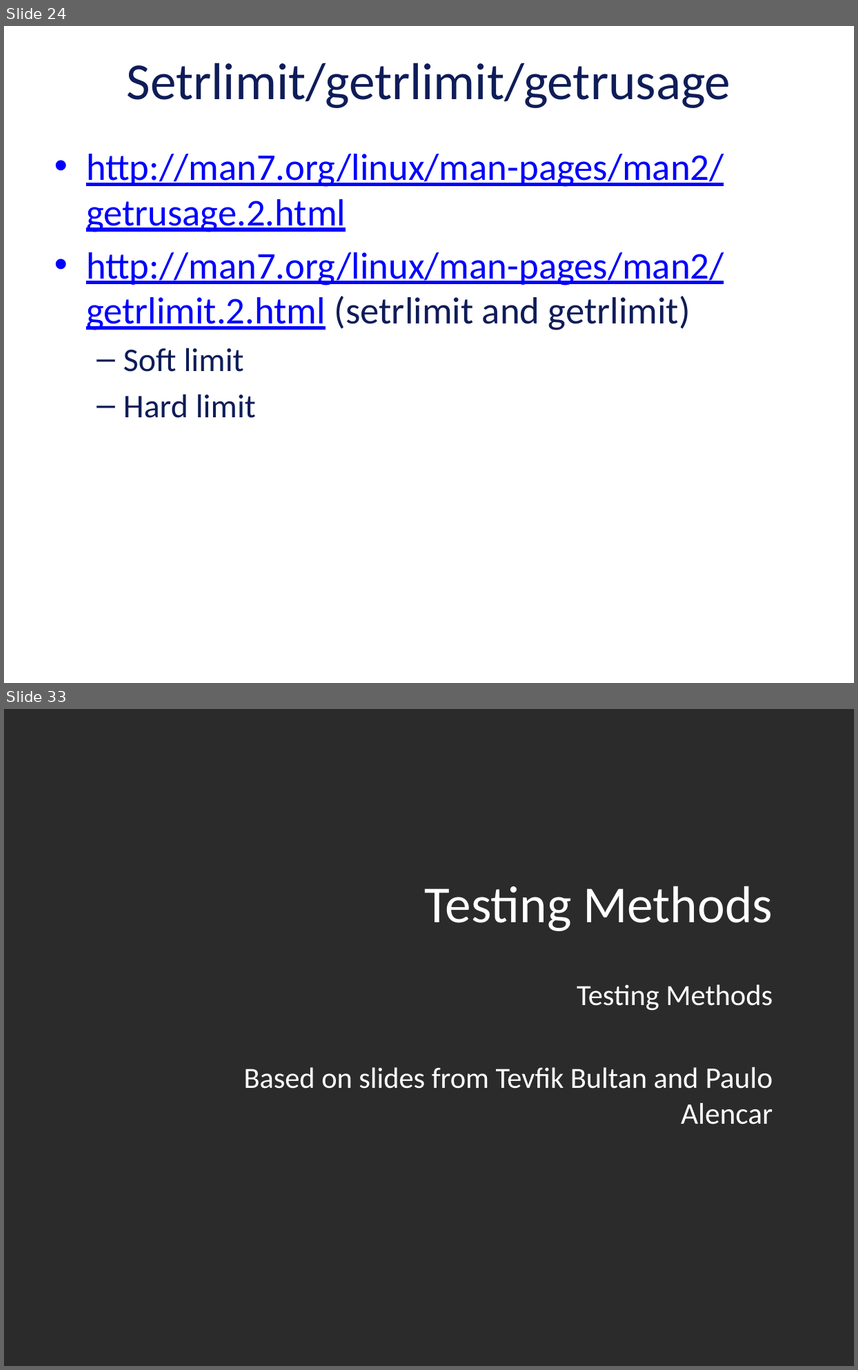
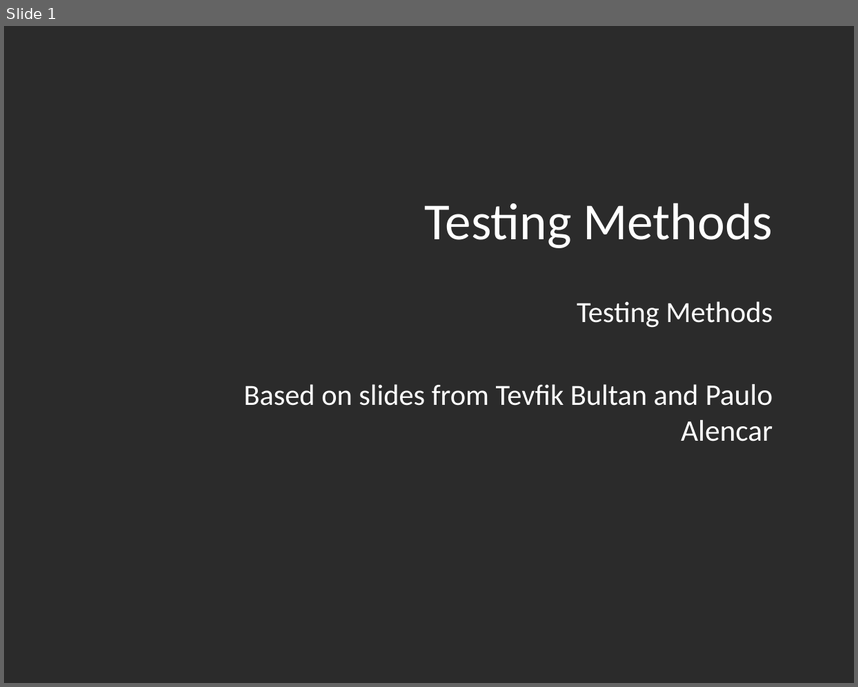
Before and after one commit to vu-resilient-distributed-systems/lectures-fall-2019, a slide deck: Module-4-Finding-Failures/04_01-testing.pptx. Shown one above the other, each under a label of ours: slides 24 and 33 before the commit, slide 1 after it; the slides between them are not shown. The pictures are 858x1370 and 858x687 pixels, drawn with LibreOffice and Linux fonts; fonts in the diff are those of the drawing; background and template pictures are left out; a plain dark background stands for a picture behind light text. Boxes give left, top, right and bottom in pixels: in the first picture for what was removed or moved away, otherwise in the second. Text is boxed around its words. In the diff, an @@ line names an element or a change of style, - is before the commit and + after.

```diff
--- a/Module-4-Finding-Failures/04_01-testing.pptx
+++ b/Module-4-Finding-Failures/04_01-testing.pptx
@@ slide 24 removed at <box>4,26,854,683</box>, background picture (left out) @@
@@ title removed at <box>127,63,731,108</box> @@
-Setrlimit/getrlimit/getrusage
@@ text removed at <box>86,154,724,418</box> @@
-• http://man7.org/linux/man-pages/man2/getrusage.2.html
-• http://man7.org/linux/man-pages/man2/getrlimit.2.html (setrlimit and getrlimit)
-  – Soft limit
-  – Hard limit
@@ what was slide 33 is now slide 1 @@
```
Also in this commit, not shown: 31 other slides removed, 1 other file.
